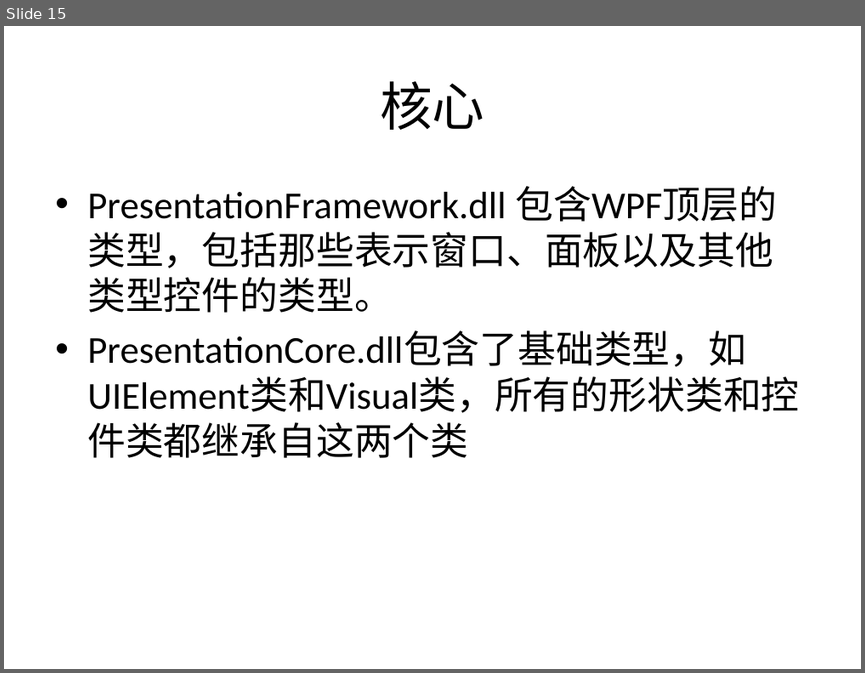
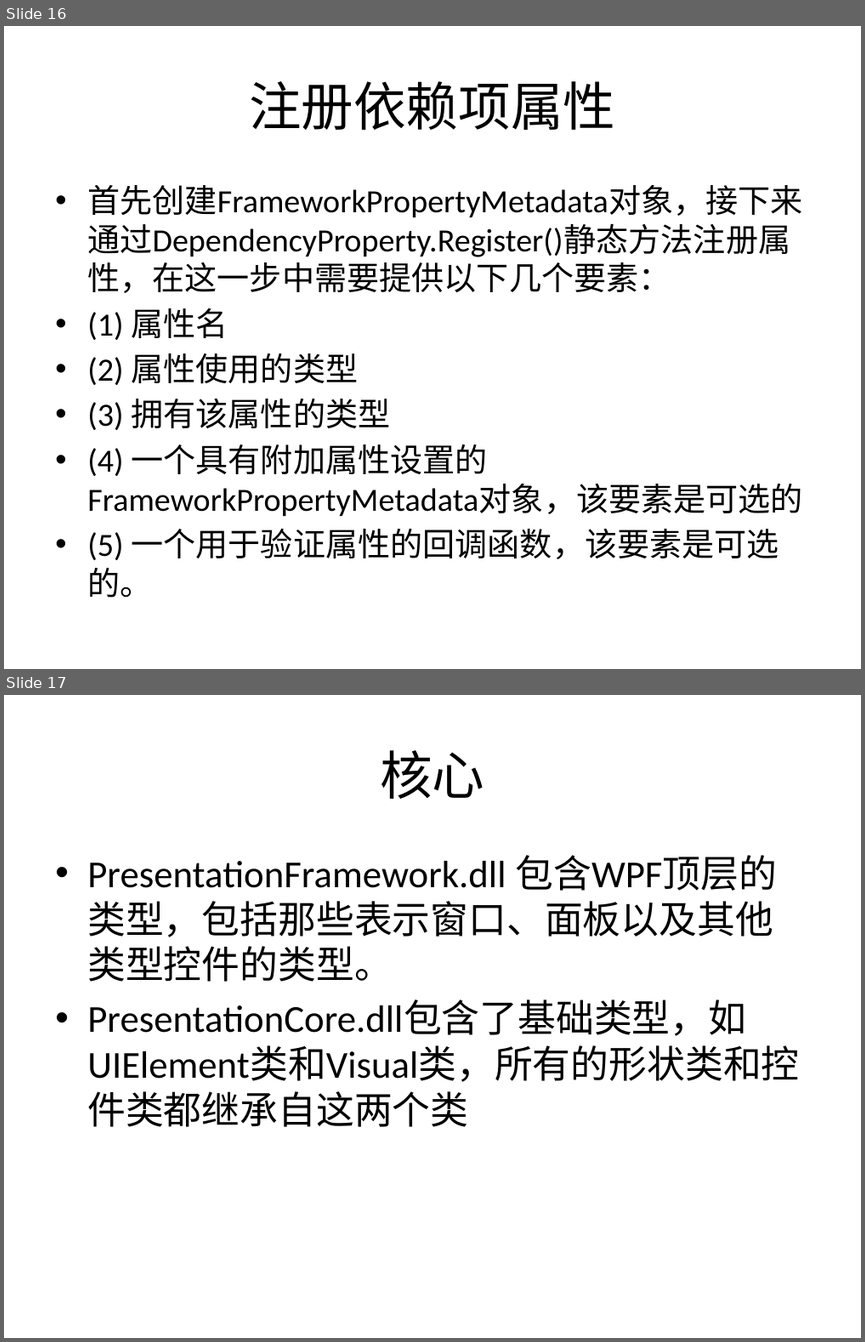
Before and after one commit to JichanJong/WPFApp, a slide deck: WPF.pptx. Shown one above the other, each under a label of ours: slide 15 before the commit, slides 16 and 17 after it. The pictures are 865x673 and 865x1342 pixels, drawn with LibreOffice and Linux fonts; fonts in the diff are those of the drawing. Boxes give left, top, right and bottom in pixels: in the first picture for what was removed or moved away, otherwise in the second. Text is boxed around its words. In the diff, an @@ line names an element or a change of style, - is before the commit and + after.

```diff
--- a/WPF.pptx
+++ b/WPF.pptx
@@ slide 16 added at [4, 26, 861, 669], background #FFFFFF @@
@@ title added at [249, 81, 615, 130], 44 pt, text #000000 @@
+注册依赖项属性
@@ text added at [87, 185, 803, 597], 27.2 pt, text #000000 @@
+• 首先创建FrameworkPropertyMetadata对象，接下来通过DependencyProperty.Register()静态方法注册属性，在这一步中需要提供以下几个要素：
+• (1) 属性名
+• (2) 属性使用的类型
+• (3) 拥有该属性的类型
+• (4) 一个具有附加属性设置的FrameworkPropertyMetadata对象，该要素是可选的
+• (5) 一个用于验证属性的回调函数，该要素是可选的。
@@ what was slide 15 is now slide 17 @@
```
Also in this commit, not shown: 1 other slide added, 51 other files.
